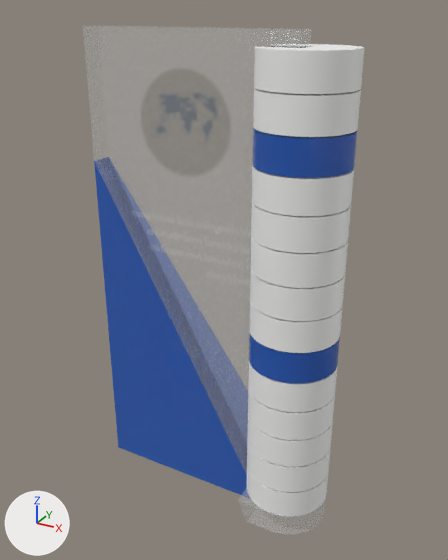
One commit to the glTF model models/gltf/Trophy/glTF-Binary/Trophy.glb: the scene before it, then after it.
The view is the same before and after, from a 50 mm camera at (2.93, -6.02, 6.09) aimed at (-0.49, 0.2, 2.98). Arrows for +X, +Y and +Z are at lower left; the lights stay in place. The older version comes first. Where no turn or scale is listed for an object, it has been applied to the vertices.

In view in the first picture: 'baseDisc', 'blueSail', 'panel', 'ringBody_10 Years', 'ringBody_2019 - 2020 ', 'ringBody_2020 - 2021 ', 'ringBody_2021 - 2022 ', 'ringBody_2022 - 2023 ', 'ringBody_2023 - 2024 ', 'ringBody_2024 - 2025 ', 'ringBody_2025 - 2026 ', 'ringBody_2026 - 2027 ', 'ringBody_5 Years' and 5 more.
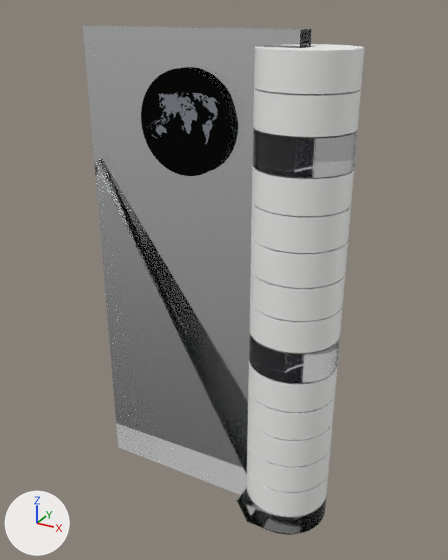
Edits to the bpy script that builds the scene:
```text
Change mat_blueglass:
    mat_blueglass.base_color: (0.02, 0.12, 0.55) -> (1.0, 1.0, 1.0)  # blue #2761c4 -> white #ffffff
    mat_blueglass.alpha: 0.8 -> 1.0
    add mat_blueglass.transmission_weight = 1.0
Change mat_clearglass:
    mat_clearglass.alpha: 0.15 -> 1.0
    add mat_clearglass.transmission_weight = 1.0
Change mat_milemat:
    mat_milemat.base_color: (0.02, 0.12, 0.55) -> (1.0, 1.0, 1.0)  # blue #2761c4 -> white #ffffff
    mat_milemat.alpha: 0.8 -> 1.0
    add mat_milemat.transmission_weight = 1.0
```

Location of each change, (x1, y1, x2, y2) in pixels of the pictures (448 x 560 px):
'panel', surface changed
    both: (91, 28, 311, 475)
'blueSail', recoloured, surface changed
    both: (94, 162, 247, 495)
'ringBody_10 Years', recoloured, surface changed
    both: (253, 128, 358, 178)
'ringBody_5 Years', recoloured, surface changed
    both: (249, 330, 340, 383)
'baseDisc', surface changed
    both: (237, 488, 326, 535)
